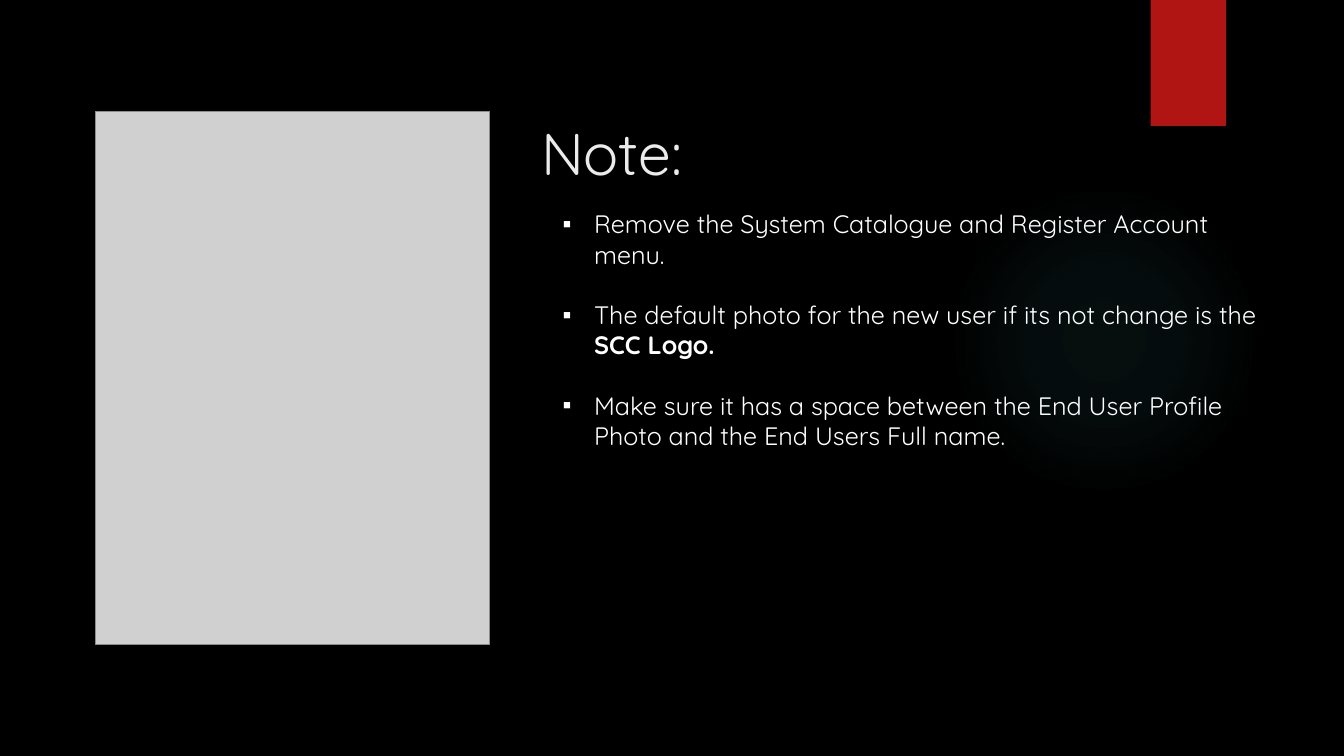
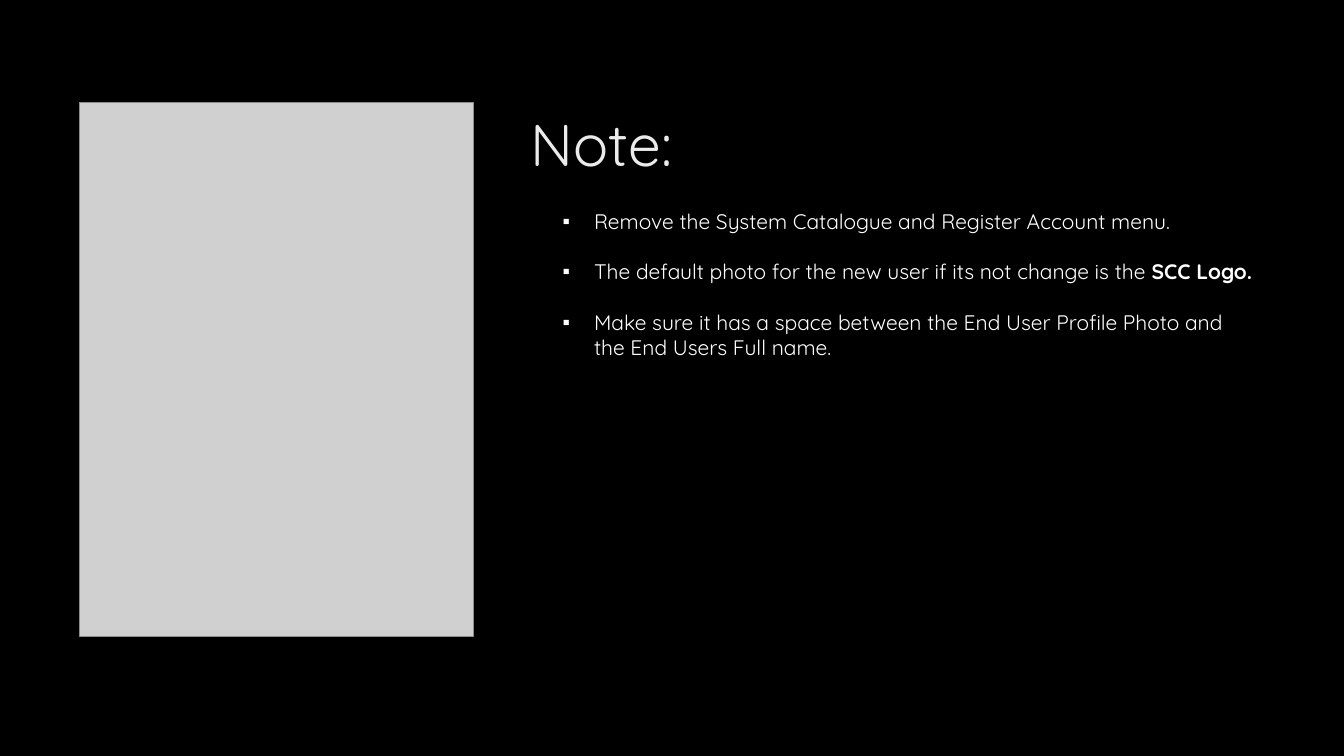
Before and after one commit to em1730/scims_docu, a slide deck: slide 5 of Documentation/Role_Mgmt.pptx (slide 6 before the commit). Drawn at 1344x756 pixels with LibreOffice and Linux fonts; fonts in the diff are those of the drawing; grey boxes stand for pictures; background and template pictures are left out. Boxes give left, top, right and bottom in pixels: in the first picture for what was removed or moved away, otherwise in the second. Text is boxed around its words. In the diff, an @@ line names an element or a change of style, - is before the commit and + after.

```diff
--- a/Documentation/Role_Mgmt.pptx
+++ b/Documentation/Role_Mgmt.pptx
@@ rectangle removed at (x1=1150, y1=0, x2=1226, y2=126) @@
@@ picture moved from (x1=96, y1=112, x2=490, y2=645) to (x1=80, y1=103, x2=474, y2=636) @@
@@ title "Note:" moved from (x1=541, y1=134, x2=682, y2=176) to (x1=531, y1=125, x2=672, y2=167) @@
@@ text "Remove the System Catalogue and ..." at (x1=594, y1=213, x2=1252, y2=356): size 18 to 15 pt @@
@@ ellipse removed at (x1=949, y1=185, x2=1259, y2=495) @@
```
Also in this commit, not shown: 17 other slides changed, 18 slides added, 13 slides removed, 4 other files.
